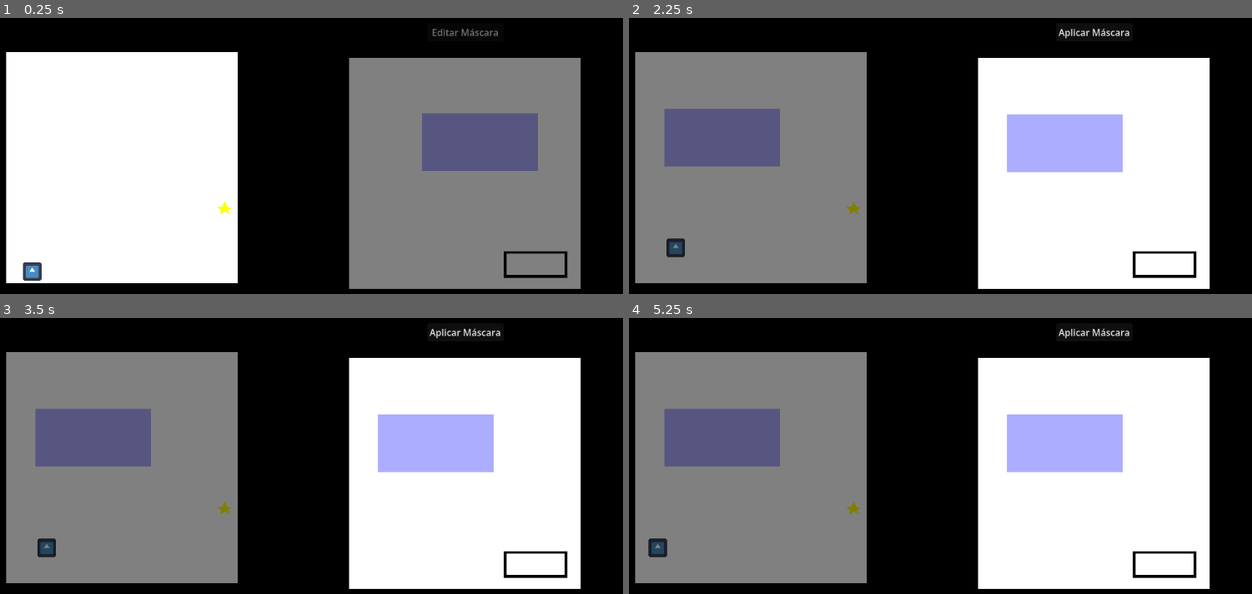
Above: before the commit, frames 1-4 (two rows, left to right).
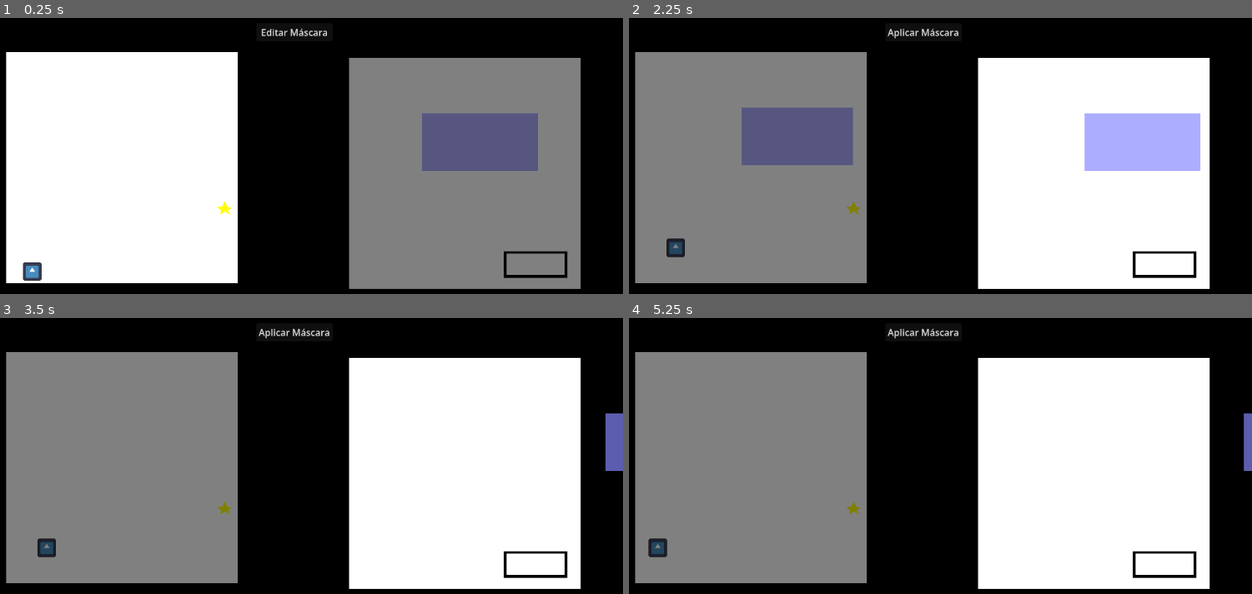
Above: after the commit, the same moments.

Repository: JuanFdS/ggj2026
Game: Godot game, scene res://screens/game_scenes/pruebita.tscn
Same seed, same stepped clock (60 frames per second), same inputs: the game is played once before the commit and once after it. The engine's default icon, where the game draws it, is replaced by a stand-in: a white triangle on a blue panel in a dark square.
Inputs (mouse positions are in pixels of both pictures, inside the frame that each line leads up to):
- Up to frame 1 (0.25 s): no input
- Up to frame 2 (2.25 s): click "Editar Máscara" at 0.5 s; click "Aplicar Máscara" at 1.25 s; tap Enter (ui_accept) at 2 s; move the mouse to (1065, 142) at 2.02 s; hold Right (ui_right) from 2.03 s (still down); tap M (toggle_mask) at 2.1 s; click (1065, 142) at 2.17 s
- Up to frame 3 (3.5 s): tap Enter (ui_accept) at 2.27 s; release Right (ui_right) at 2.75 s; drag from (155, 480) to (436, 442) at 2.77 s
- Up to frame 4 (5.25 s): tap Enter (ui_accept) at 3.5, 5 s; move the mouse to (984, 378) at 3.52 s; hold Left (ui_left) 3.53-4.25 s; tap M (toggle_mask) at 3.6, 5.1 s; drag from (884, 536) to (716, 406) at 4.27 s; move the mouse to (1121, 516) at 5.02 s; hold Right (ui_right) from 5.03 s (still down)

The runs differ from the first frame. In frame 1, 0.3% of the frame differs, in the area x 41-80%, y 3-7%; in frame 2, 11%, in the area x 5-92%, y 3-57%; in frame 3, 8.8%; in frame 4, 8.5%.

Commit message:
Se pueden borrar cosas y se restauran

Diff:
--- a/project.godot
+++ b/project.godot
@@ -65,3 +65,4 @@
 [layer_names]
 
 2d_physics/layer_2="player"
+2d_physics/layer_32="terrain"
--- a/scenes/mask_selection/mask_selection.gd
+++ b/scenes/mask_selection/mask_selection.gd
@@ -12,6 +12,7 @@
 		$MaskSelectionArea/CollisionShape2D.shape.size = mask_size
 
 var dragging: bool = false
+@export var MOVE_SPEED: float = 500.0
 
 func _physics_process(delta: float) -> void:
 	if Engine.is_editor_hint():
@@ -21,5 +22,6 @@
 		dragging = true
 	if Input.is_action_just_released("dragging_mask"):
 		dragging = false
+	global_position += Input.get_vector("ui_left", "ui_right", "ui_up", "ui_down") * delta * MOVE_SPEED
 	if dragging:
 		global_position = get_global_mouse_position()
--- a/screens/game_scenes/goal.gd
+++ b/screens/game_scenes/goal.gd
@@ -1,11 +1,9 @@
-extends Node2D
-
-@onready var area_2d: Area2D = $Area2D
+extends Area2D
 
 signal achieved
 
 func _ready() -> void:
-	area_2d.body_entered.connect(on_player_entered)
+	body_entered.connect(on_player_entered)
 
 func on_player_entered(_body):
 	achieved.emit()
--- a/screens/game_scenes/layer.gd
+++ b/screens/game_scenes/layer.gd
@@ -1,6 +1,24 @@
 extends Node2D
 
-func receive_masked_body(body):
-	var duplicated_body = body.duplicate()
-	add_child(duplicated_body)
-	duplicated_body.position = body.position
+var occluded_bodies: Array[Node] = []
+var received_bodies: Array[Node] = []
+
+func apply_mask(bodies):
+	for thing: Node in (%PreviewArea.get_overlapping_bodies() + %PreviewArea.get_overlapping_areas()):
+		occluded_bodies.push_back(thing)
+		thing.process_mode = Node.PROCESS_MODE_DISABLED
+		thing.visible = false
+	for body in bodies:
+		var duplicated_body = body.duplicate()
+		add_child(duplicated_body)
+		duplicated_body.position = body.position
+		received_bodies.push_back(duplicated_body)
+
+func unapply_mask():
+	for body: Node in occluded_bodies:
+		body.process_mode = Node.PROCESS_MODE_INHERIT
+		body.visible = true
+	occluded_bodies.clear()
+	for body in received_bodies:
+		body.queue_free()
+	received_bodies.clear()
--- a/screens/game_scenes/mask.gd
+++ b/screens/game_scenes/mask.gd
@@ -23,12 +23,15 @@
 func toggle_mask():
 	match state:
 		State.Playing:
+			%Layer.unapply_mask()
 			_change_state(State.Masking)
 		State.Masking:
-			var masked_bodies = %MaskSelectionArea.get_overlapping_bodies()
-			for body in masked_bodies:
-				%Layer.receive_masked_body(body)
+			var masked_things = %MaskSelectionArea.get_overlapping_bodies() + %MaskSelectionArea.get_overlapping_areas()
 			_change_state(State.Playing)
+			await get_tree().physics_frame
+			await get_tree().physics_frame
+			%Layer.apply_mask(masked_things)
+
 
 func _change_state(new_state):
 	state = new_state
--- a/screens/game_scenes/preview.gd
+++ b/screens/game_scenes/preview.gd
@@ -6,6 +6,7 @@
 func _ready() -> void:
 	texture.width = mask_size.x
 	texture.height = mask_size.y
+	$PreviewArea/CollisionShape2D.shape.size = mask_size
 
 func _physics_process(delta: float) -> void:
 	if Engine.is_editor_hint():
--- a/screens/game_scenes/pruebita.tscn
+++ b/screens/game_scenes/pruebita.tscn
@@ -57,6 +57,8 @@
 width = 200
 height = 100
 
+[sub_resource type="RectangleShape2D" id="RectangleShape2D_n54bx"]
+
 [sub_resource type="RectangleShape2D" id="RectangleShape2D_x4ba3"]
 size = Vector2(106, 43)
 
@@ -111,6 +113,8 @@
 
 [node name="StaticBody2D" type="StaticBody2D" parent="Layer" unique_id=1346561349]
 position = Vector2(6, 131)
+collision_layer = 2147483648
+collision_mask = 0
 
 [node name="CollisionShape2D" type="CollisionShape2D" parent="Layer/StaticBody2D" unique_id=1852634940]
 position = Vector2(193, 264)
@@ -131,6 +135,7 @@
 [node name="CharacterBody2D" type="CharacterBody2D" parent="Layer" unique_id=234132978]
 position = Vector2(45, 365)
 collision_layer = 3
+collision_mask = 2147483649
 script = ExtResource("1_jg18i")
 
 [node name="Sprite2D" type="Sprite2D" parent="Layer/CharacterBody2D" unique_id=1763260006]
@@ -140,22 +145,19 @@
 [node name="CollisionShape2D" type="CollisionShape2D" parent="Layer/CharacterBody2D" unique_id=20194655]
 shape = SubResource("RectangleShape2D_jg18i")
 
-[node name="Goal" type="Node2D" parent="Layer" unique_id=201768106]
+[node name="Goal" type="Area2D" parent="Layer" unique_id=627322292]
 unique_name_in_owner = true
 position = Vector2(377, 271)
+collision_mask = 2
 script = ExtResource("4_2br0v")
+
+[node name="CollisionShape2D" type="CollisionShape2D" parent="Layer/Goal" unique_id=803392067]
+shape = SubResource("RectangleShape2D_y5ptm")
 
 [node name="Polygon2D" type="Polygon2D" parent="Layer/Goal" unique_id=708507762]
 position = Vector2(0, 6)
 color = Color(1, 1, 0, 1)
 polygon = PackedVector2Array(-4, -9, 0, -19, 5, -9, 13, -7, 6, -3, 10, 5, 1, -1, -7, 4, -6, -3, -13, -9)
-
-[node name="Area2D" type="Area2D" parent="Layer/Goal" unique_id=627322292]
-collision_layer = 0
-collision_mask = 2
-
-[node name="CollisionShape2D" type="CollisionShape2D" parent="Layer/Goal/Area2D" unique_id=803392067]
-shape = SubResource("RectangleShape2D_y5ptm")
 
 [node name="Preview" type="Sprite2D" parent="Layer" unique_id=1110395595]
 unique_name_in_owner = true
@@ -172,6 +174,22 @@
 texture = SubResource("GradientTexture2D_2br0v")
 script = ExtResource("4_y5ptm")
 
+[node name="PreviewArea" type="Area2D" parent="Layer/PreviewMask" unique_id=1272415802]
+unique_name_in_owner = true
+collision_layer = 0
+
+[node name="CollisionShape2D" type="CollisionShape2D" parent="Layer/PreviewMask/PreviewArea" unique_id=2096837403]
+shape = SubResource("RectangleShape2D_n54bx")
+
+[node name="MaskButton" type="Button" parent="." unique_id=1551359140]
+unique_name_in_owner = true
+offset_left = 519.0
+offset_top = 84.0
+offset_right = 651.0
+offset_bottom = 115.0
+focus_mode = 0
+text = "Aplicar Máscara"
+
 [node name="Mask" type="Node2D" parent="." unique_id=384021872]
 position = Vector2(679, 144)
 script = ExtResource("3_2m1qm")
@@ -199,6 +217,7 @@
 unique_name_in_owner = true
 position = Vector2(226, 146)
 script = ExtResource("3_x4ba3")
+MOVE_SPEED = null
 
 [node name="Sprite2D" type="Sprite2D" parent="Mask/MaskSelection" unique_id=26579043]
 texture = SubResource("GradientTexture2D_dg2up")
@@ -210,15 +229,6 @@
 shape = SubResource("RectangleShape2D_2m1qm")
 
 [node name="RemoteTransform2D" type="RemoteTransform2D" parent="Mask/MaskSelection" unique_id=616465055]
-
-[node name="MaskButton" type="Button" parent="Mask" unique_id=1551359140]
-unique_name_in_owner = true
-offset_left = 135.0
-offset_top = -60.0
-offset_right = 267.0
-offset_bottom = -29.0
-focus_mode = 0
-text = "Aplicar Máscara"
 
 [node name="CanvasLayer" type="CanvasLayer" parent="." unique_id=1770220679]
 layer = -1
